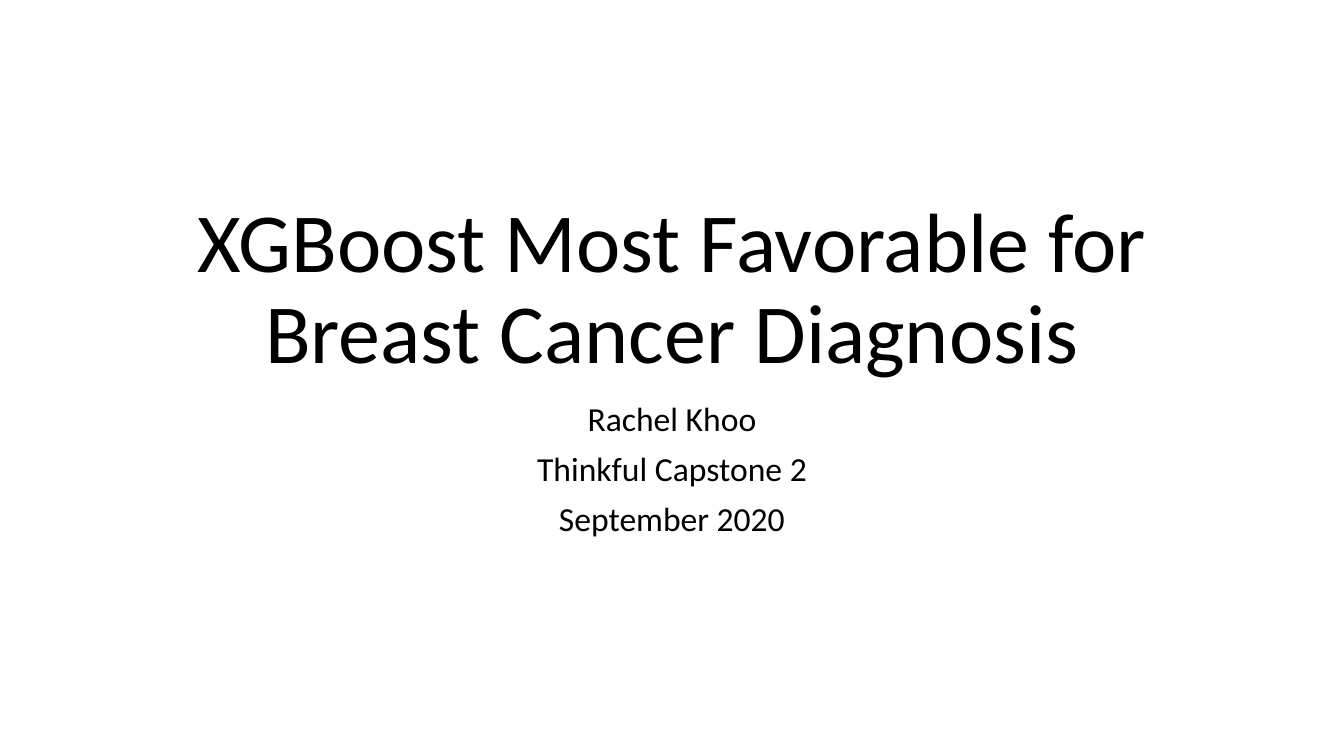
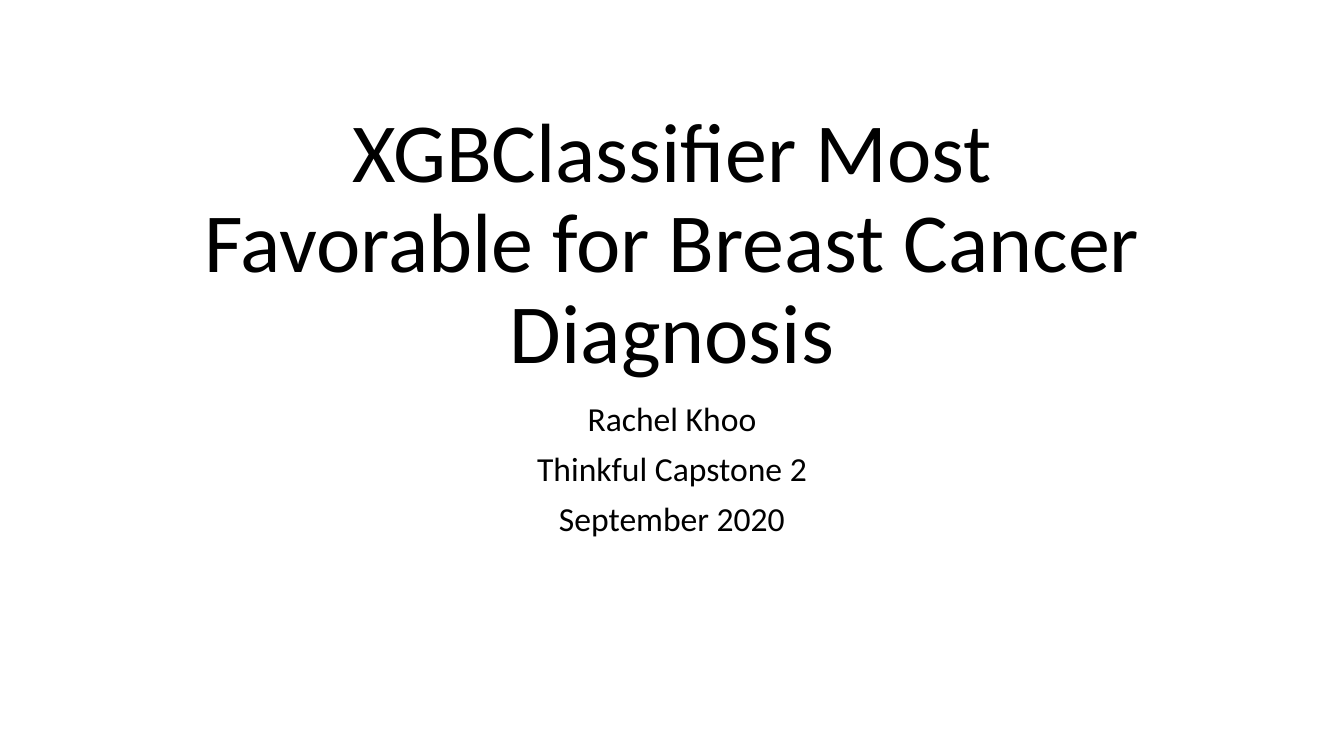
Before and after one commit to rhkhoo/Breast_Cancer_Diagnosis, a slide deck: slide 1 of Predicting Breast Cancer Diagnosis.pptx. Drawn at 1344x756 pixels with LibreOffice and Linux fonts; fonts in the diff are those of the drawing. Boxes give left, top, right and bottom in pixels: in the first picture for what was removed or moved away, otherwise in the second. Text is boxed around its words. In the diff, an @@ line names an element or a change of style, - is before the commit and + after.

```diff
--- a/Predicting Breast Cancer Diagnosis.pptx
+++ b/Predicting Breast Cancer Diagnosis.pptx
@@ title at (x1=204, y1=123, x2=1140, y2=378): text changed @@
-XGBoost Most Favorable for Breast Cancer Diagnosis
+XGBClassifier Most Favorable for Breast Cancer Diagnosis
```
Also in this commit, not shown: 1 other file.
